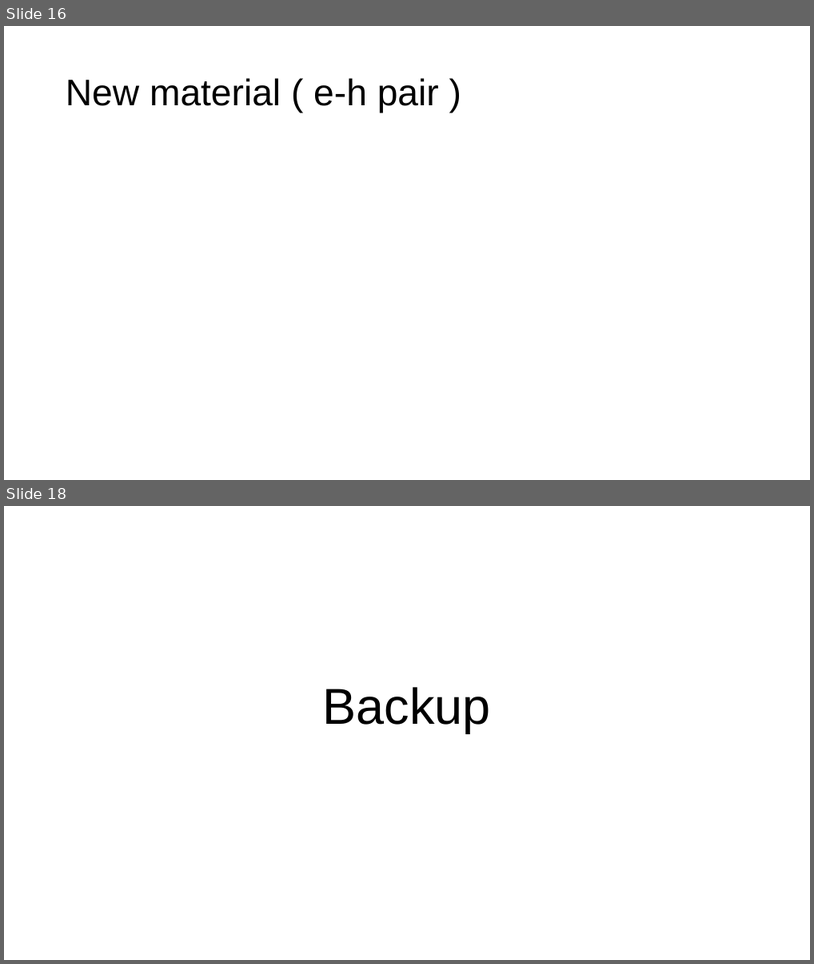
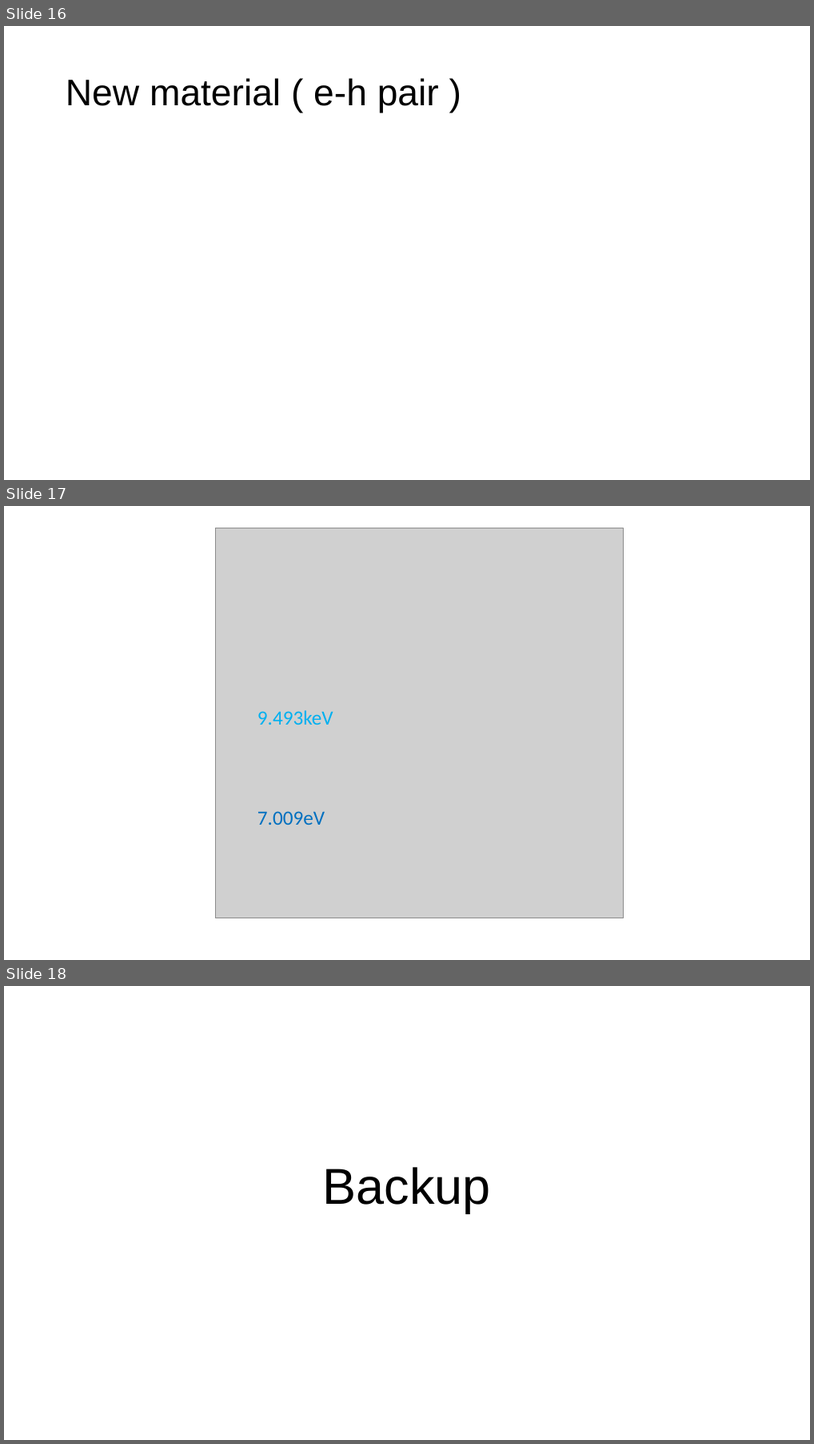
Before and after one commit to chihyeh/IoPAS_GeIA, a slide deck: Report/Signal_threshold_prediction.pptx. Shown one above the other, each under a label of ours: slides 16 and 18 before the commit, slides 16, 17 and 18 after it; the slides between them are not shown. The pictures are 814x964 and 814x1444 pixels, drawn with LibreOffice and Linux fonts; fonts in the diff are those of the drawing; grey boxes stand for pictures. Boxes give left, top, right and bottom in pixels: in the first picture for what was removed or moved away, otherwise in the second. Text is boxed around its words. In the diff, an @@ line names an element or a change of style, - is before the commit and + after.

```diff
--- a/Report/Signal_threshold_prediction.pptx
+++ b/Report/Signal_threshold_prediction.pptx
@@ slide 17 added at box(4, 506, 810, 960), background #FFFFFF @@
@@ picture added at box(215, 528, 623, 918) @@
@@ text added at box(258, 710, 334, 724), 24 pt, text #00B0F0 @@
+9.493keV
@@ text added at box(258, 811, 325, 824), 24 pt, text #0070C0 @@
+7.009eV
```
Also in this commit, not shown: 1 slide removed, 24 other files.
